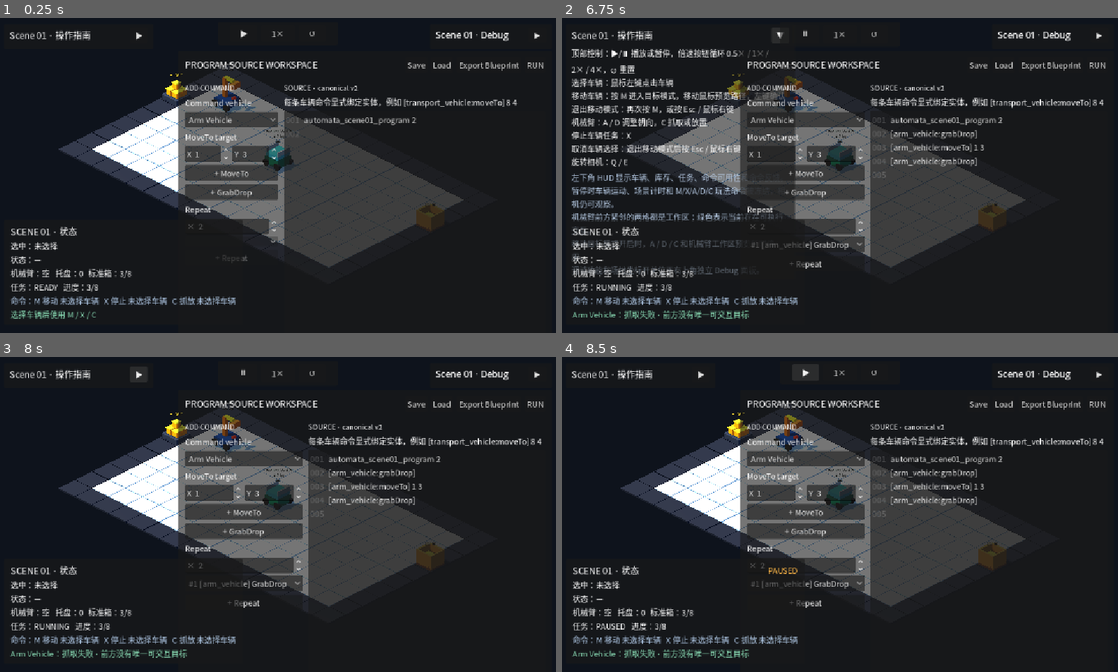
Above: before the commit, frames 1-4 (two rows, left to right).
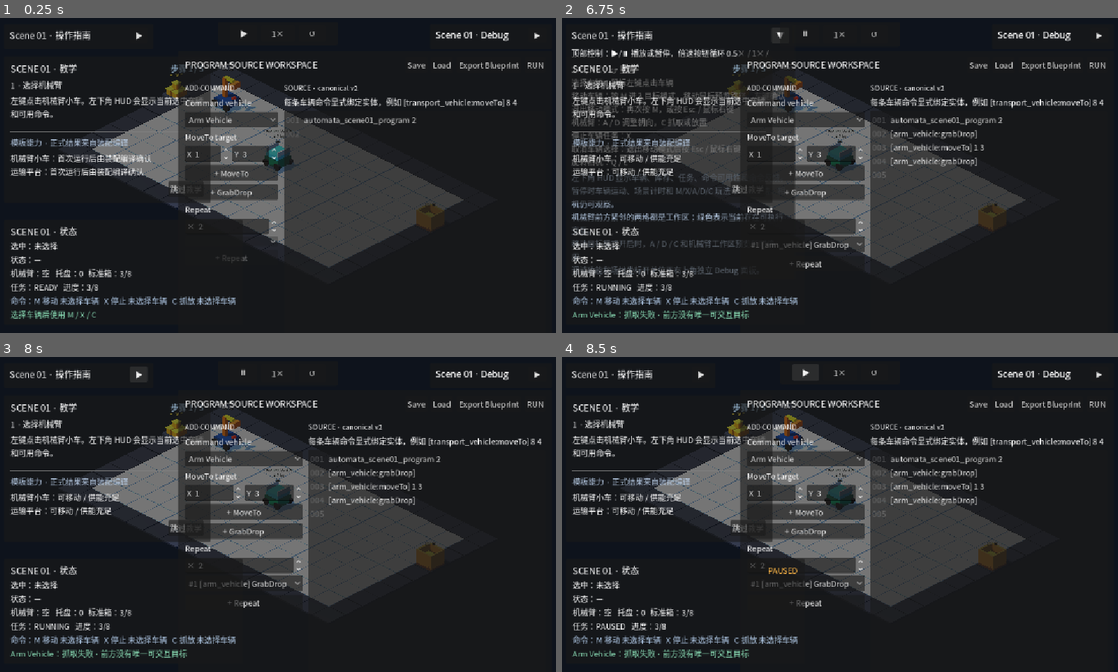
Above: after the commit, the same moments.

Repository: Ri0n72Y/automata
Game: Godot game, scene res://scenes/scene_01/scene_01_basic_packing.tscn
Same seed, same stepped clock (60 frames per second), same inputs: the game is played once before the commit and once after it.
Inputs (mouse positions are in pixels of both pictures, inside the frame that each line leads up to):
- Up to frame 1 (0.25 s): no input
- Up to frame 2 (6.75 s): click (745, 188) at 0.5 s, where only the run after the commit has a clickable "跳过教学"; click "Export Blueprint" at 1.25 s; click "RUN" at 2 s; click "Arm Vehicle" at 2.75 s; click "+ MoveTo" at 3.5 s; click "+ GrabDrop" at 4.25 s; click "#1 [arm_vehicle] GrabDrop" at 5 s; click "+ Repeat" at 5.75 s; click "▶" at 6.5 s
- Up to frame 3 (8 s): click "▼" at 7.25 s
- Up to frame 4 (8.5 s): click "⏸" at 8 s

The runs differ from the first frame. In frame 1, 6.7% of the frame differs, in the area x 1-38%, y 14-59%; in frame 2, 6.5%; in frame 3, 6.7%; in frame 4, 6.7%.

Commit message:
feat(scene-01): wire tutorial into production scene

Diff:
--- a/scenes/scene_01/scene_01_basic_packing.tscn
+++ b/scenes/scene_01/scene_01_basic_packing.tscn
@@ -26,6 +26,8 @@
 [ext_resource type="Script" path="res://scripts/scene_01/scene_01_program_runner.gd" id="24_program_runner"]
 [ext_resource type="PackedScene" path="res://scenes/scene_01/components/scene_01_program_ui.tscn" id="25_program_ui"]
 [ext_resource type="Script" path="res://scripts/scene_01/scene_01_score_tracker.gd" id="26_scoring"]
+[ext_resource type="Script" path="res://scripts/scene_01/scene_01_tutorial.gd" id="27_tutorial"]
+[ext_resource type="PackedScene" path="res://scenes/scene_01/components/scene_01_tutorial_ui.tscn" id="28_tutorial_ui"]
 
 [sub_resource type="Resource" id="Resource_ground_field"]
 resource_local_to_scene = true
@@ -41,6 +43,7 @@
 unique_name_in_owner = true
 
 [node name="Scene01AssemblyCompileGate" type="Node" parent="SceneRoot"]
+unique_name_in_owner = true
 script = ExtResource("19_assembly_gate")
 vehicle_manager_path = NodePath("../RobotRoot/Scene01VehicleManager")
 
@@ -55,6 +58,10 @@
 [node name="Scene01ScoreTracker" type="Node" parent="SceneRoot"]
 unique_name_in_owner = true
 script = ExtResource("26_scoring")
+
+[node name="Scene01Tutorial" type="Node" parent="SceneRoot"]
+unique_name_in_owner = true
+script = ExtResource("27_tutorial")
 
 [node name="GridRoot" type="Node3D" parent="SceneRoot"]
 unique_name_in_owner = true
@@ -131,6 +138,9 @@
 [node name="HUDRoot" parent="." instance=ExtResource("23_hud")]
 unique_name_in_owner = true
 
+[node name="TutorialUIRoot" parent="." instance=ExtResource("28_tutorial_ui")]
+unique_name_in_owner = true
+
 [node name="ProgramUIRoot" parent="." instance=ExtResource("25_program_ui")]
 unique_name_in_owner = true
 
Not shown: 1 places in scenes/scene_01/scene_01_basic_packing.tscn that only renumber resources
